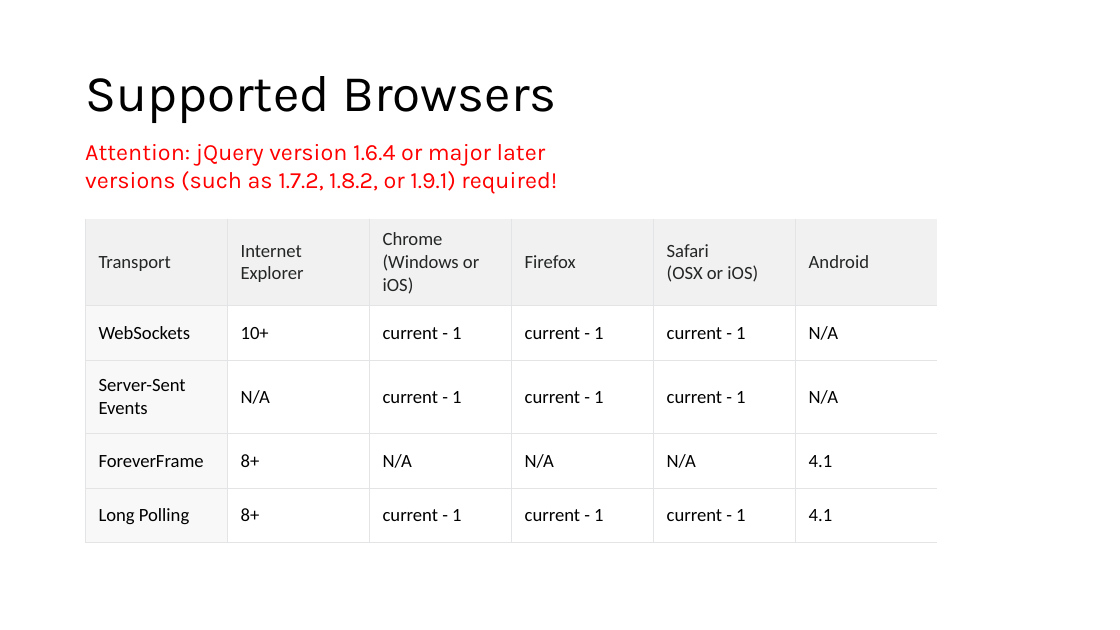
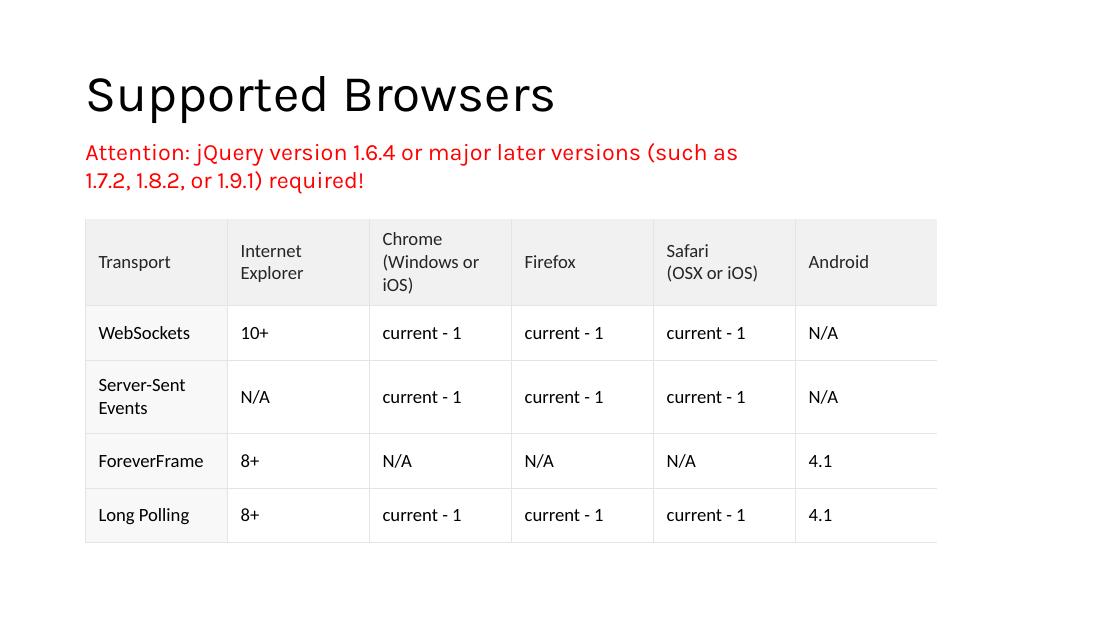
Before and after one commit to robinsedlaczek/SignalRDemo, a slide deck: slide 7 of SignalR.pptx. Drawn at 1120x630 pixels with LibreOffice and Linux fonts; fonts in the diff are those of the drawing. Boxes give left, top, right and bottom in pixels: in the first picture for what was removed or moved away, otherwise in the second. Text is boxed around its words. In the diff, an @@ line names an element or a change of style, - is before the commit and + after.

```diff
--- a/SignalR.pptx
+++ b/SignalR.pptx
@@ text "Attention: jQuery version 1.6.4 or ..." rewrapped from (x1=85, y1=144, x2=557, y2=193) to (x1=85, y1=143, x2=738, y2=193) @@
```
Also in this commit, not shown: 1 other slide changed.
